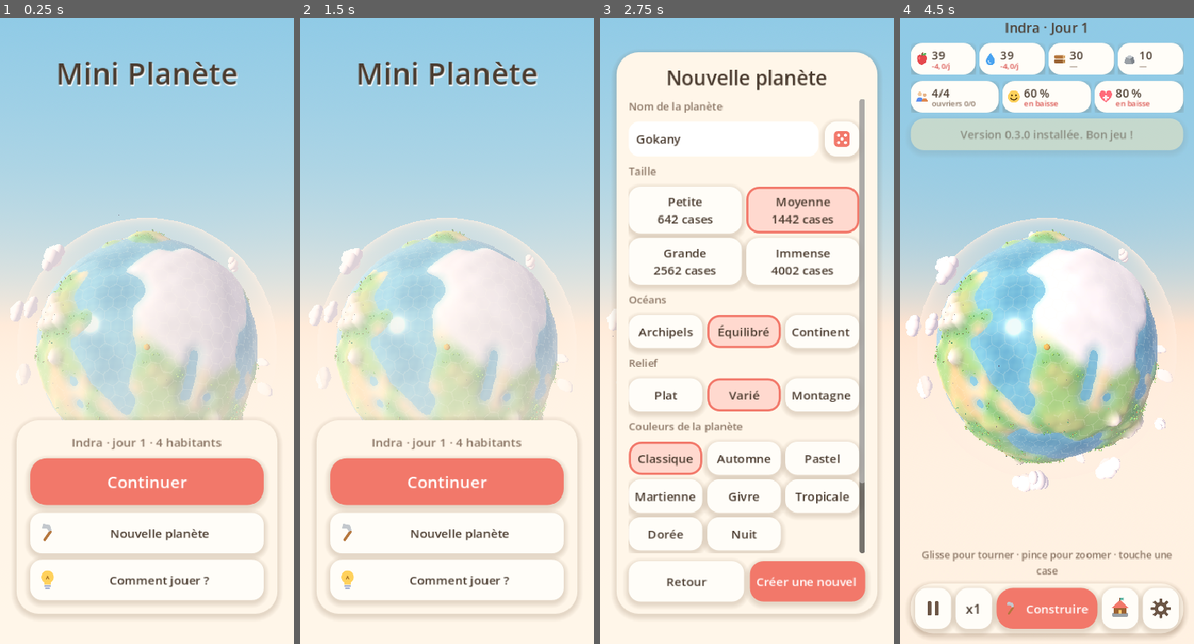
Above: before the commit, frames 1-4 (left to right).
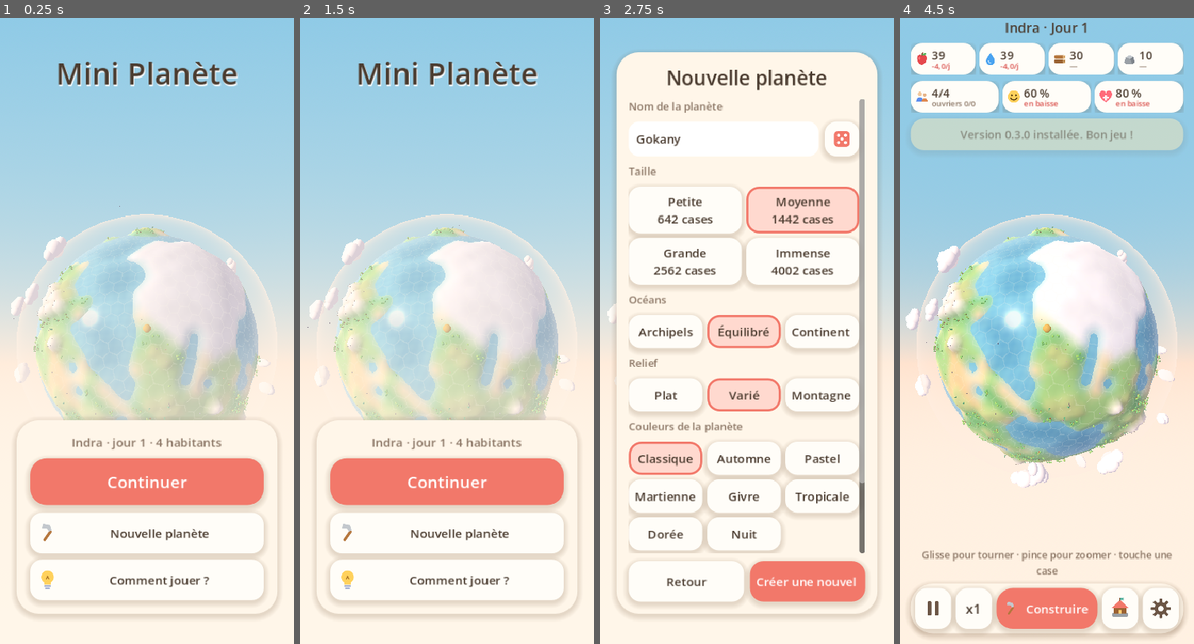
Above: after the commit, the same moments.

Repository: arthurlarguinat2-max/Github
Game: Godot game, scene res://scenes/main.tscn
Two runs of this game, one before a commit and one after it. Both use one fixed random seed, a clock stepped at 60 frames per second and the inputs below.
Inputs (mouse positions are in pixels of both pictures, inside the frame that each line leads up to):
- Up to frame 1 (0.25 s): no input
- Up to frame 2 (1.5 s): click "Nouvelle planète" at 0.5 s; click (444, 600) at 1.27 s; type "Alex" at 1.35 s
- Up to frame 3 (2.75 s): click "Nouvelle planète" at 2 s
- Up to frame 4 (4.5 s): click (1044, 600) at 2.77 s; type "Alex" at 2.85 s; click "Comment jouer ?" at 3.5 s; click "Passer" at 4.25 s

The runs differ from the first frame. In frame 1, 5.4% of the frame differs, in the area x 0-100%, y 30-65%; in frame 2, 5.5%; in frame 3, 0.1%; in frame 4, 14%, in the area x 0-100%, y 31-76%.

Commit message:
Tilted strategy-game camera when zoomed in; bigger objects; clouds fade up close
Co-Authored-By: Claude Opus 5.5 <noreply@anthropic.com>
Claude-Session: https://claude.ai/code/session_014RsryDL5SK8iQUYYVc6rvQ

Diff:
--- a/scripts/render/planet_view.gd
+++ b/scripts/render/planet_view.gd
@@ -91,7 +91,7 @@
 	terrain_defs = p_terrain_defs
 	camera = p_camera
 	_world_seed = world_seed
-	_object_scale = clampf(6.0 / float(planet.grid.frequency), 0.3, 1.2)
+	_object_scale = clampf(7.5 / float(planet.grid.frequency), 0.35, 1.2)
 	# Smaller cells: let the camera come closer.
 	_zoom_min = 1.2 + 3.2 / float(planet.grid.frequency)
 	_compute_heights()
@@ -202,12 +202,21 @@
 	zoomed.emit()
 
 
+## Far away: the whole planet, a bit low on screen. Close up: the camera
+## comes down and tilts (like a strategy game) to see the village from the
+## side, with the planet's horizon at the top of the screen.
 func _update_camera() -> void:
 	if camera == null:
 		return
-	# Far away the planet sits a bit low (room for the title); close up, centered.
 	var t := clampf((_zoom - _zoom_min) / (ZOOM_MAX - _zoom_min), 0.0, 1.0)
-	camera.position = Vector3(0.0, 0.25 * t, _zoom)
+	var close := pow(1.0 - t, 1.5)
+	var target := Vector3(0.0, 0.25 * t, 0.0).lerp(Vector3(0.0, 0.0, 1.0), 1.0 - t)
+	var tilt := deg_to_rad(55.0) * close
+	var distance := lerpf(_zoom - 1.0, _zoom, t)
+	camera.position = target + Vector3(0.0, -sin(tilt), cos(tilt)) * distance
+	camera.look_at(target, Vector3.UP)
+	if _clouds:
+		_clouds.visible = _clouds_enabled and t > 0.25
 
 
 ## Turns the planet so that `cell` faces the camera.
@@ -255,9 +264,14 @@
 	_build_surface(_world_seed)
 
 
+var _clouds_enabled := true
+
+
 func set_clouds_visible(value: bool) -> void:
+	_clouds_enabled = value
 	if _clouds:
 		_clouds.visible = value
+	_update_camera()
 
 
 ## Lights up the cells where the chosen building can go.
